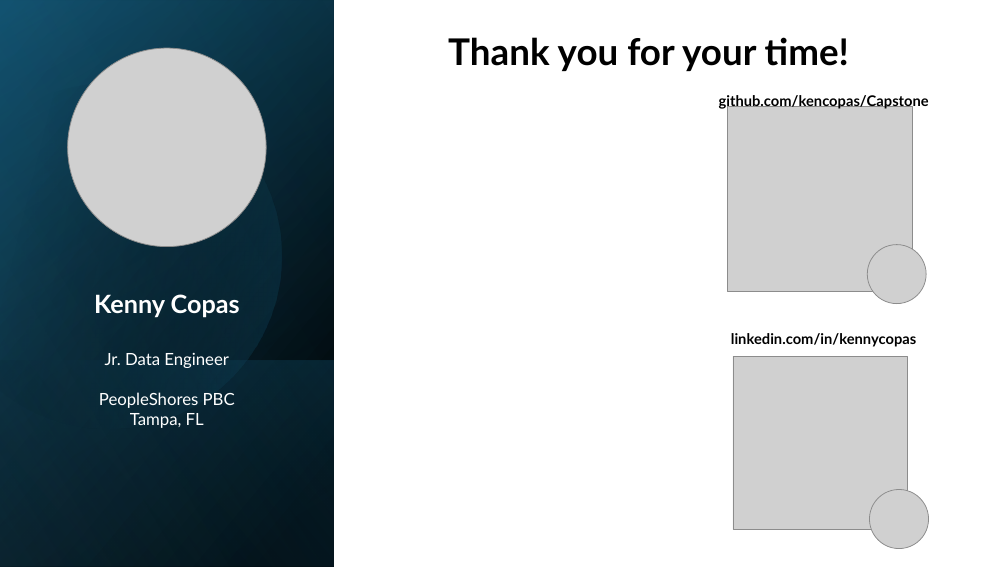
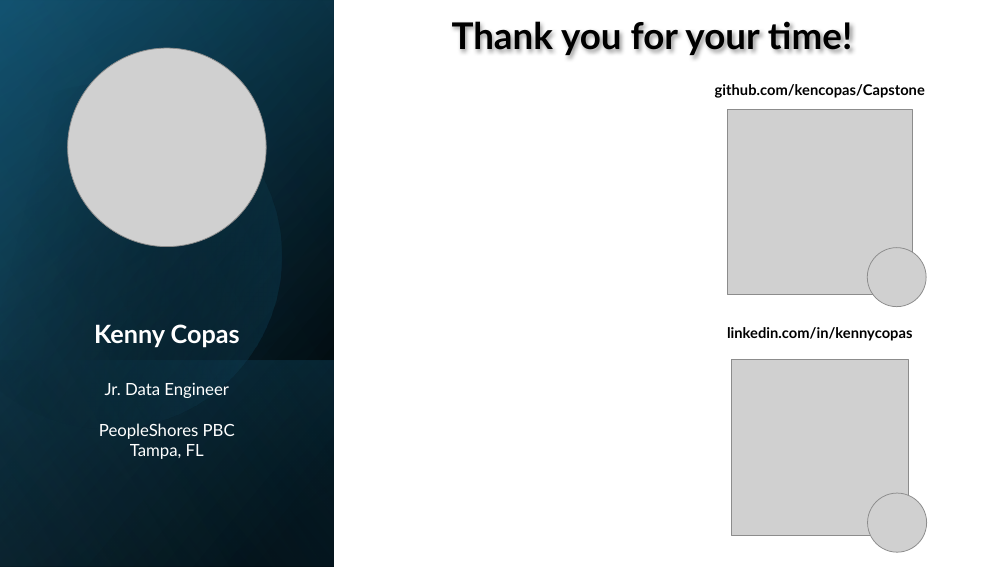
Before and after one commit to kencopas/Capstone, a slide deck: slide 16 of docs/Kenneth Copas - Capstone Presentation.pptx. Drawn at 1008x567 pixels with LibreOffice and Linux fonts; fonts in the diff are those of the drawing; grey boxes stand for pictures. Boxes give left, top, right and bottom in pixels: in the first picture for what was removed or moved away, otherwise in the second. Text is boxed around its words. In the diff, an @@ line names an element or a change of style, - is before the commit and + after.

```diff
--- a/docs/Kenneth Copas - Capstone Presentation.pptx
+++ b/docs/Kenneth Copas - Capstone Presentation.pptx
@@ title "Thank you for your time!" moved from (x1=448, y1=37, x2=849, y2=71) to (x1=452, y1=21, x2=852, y2=56) @@
@@ text "github.com/kencopas/Capstone" moved from (x1=719, y1=93, x2=929, y2=110) to (x1=715, y1=84, x2=925, y2=98) @@
@@ text "Kenny Copas" moved from (x1=94, y1=294, x2=240, y2=428) to (x1=94, y1=324, x2=240, y2=459) @@
@@ text "linkedin.com/in/kennycopas" moved from (x1=731, y1=333, x2=916, y2=347) to (x1=727, y1=327, x2=912, y2=341) @@
@@ picture moved from (x1=734, y1=356, x2=908, y2=530) to (x1=732, y1=359, x2=909, y2=535) @@
@@ picture moved from (x1=870, y1=489, x2=929, y2=548) to (x1=868, y1=493, x2=927, y2=552) @@
```
Also in this commit, not shown: 6 other files.
